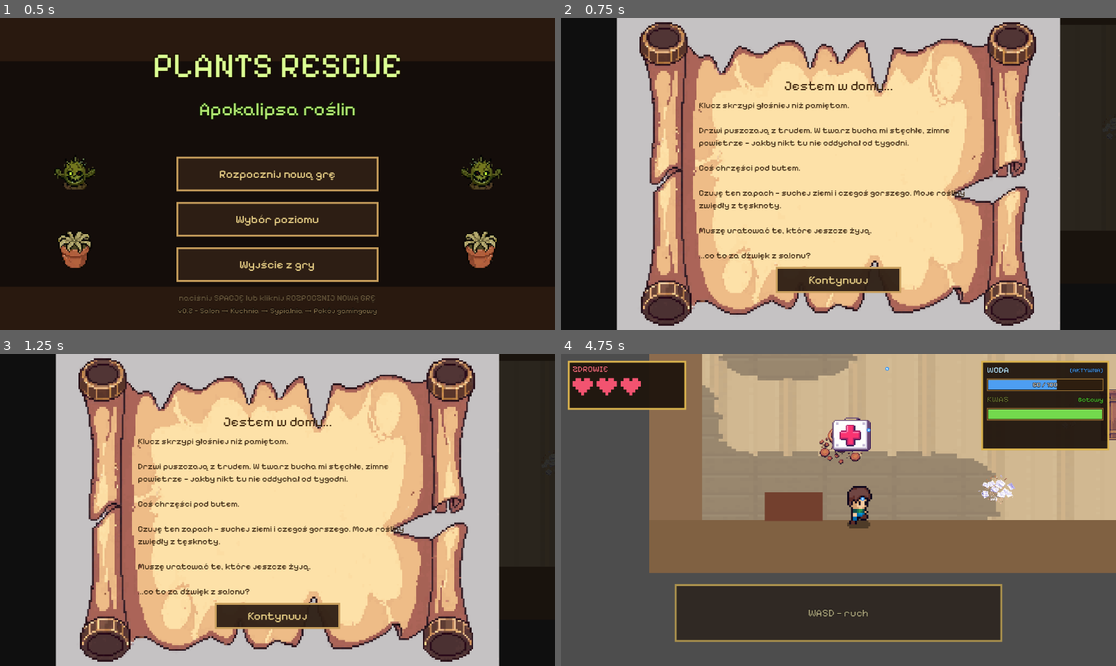
Above: before the commit, frames 1-4 (two rows, left to right).
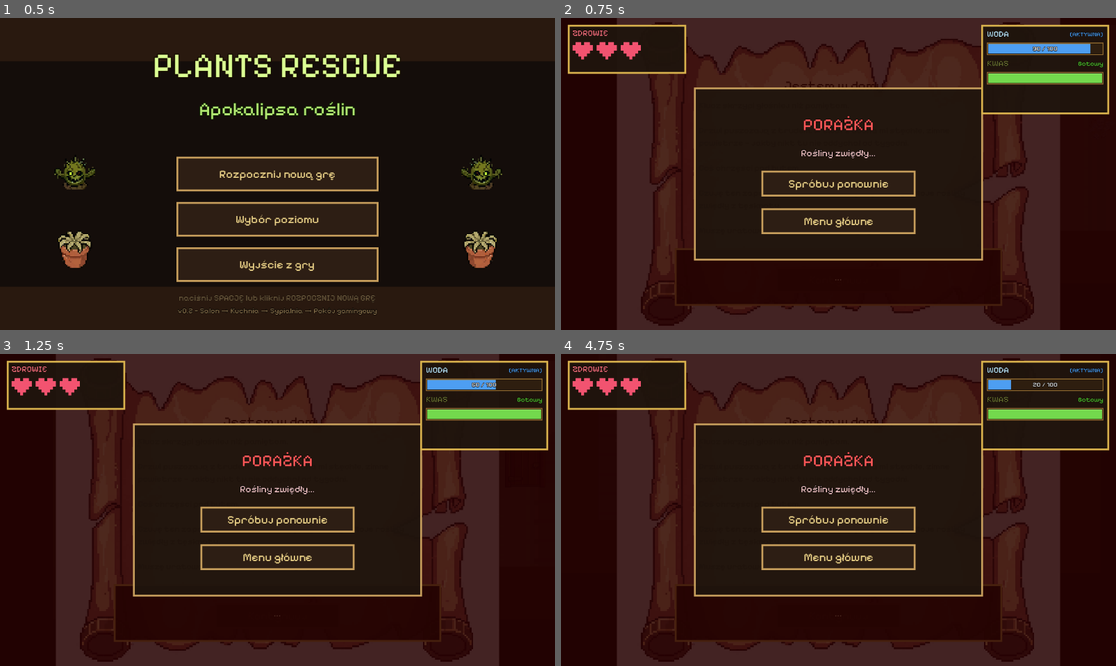
Above: after the commit, the same moments.

Repository: gawlowski-mateusz/Plants-Rescue
Game: Godot game, scene res://scenes/main_menu.tscn
Two runs of this game, one before a commit and one after it. Both use one fixed random seed, a clock stepped at 60 frames per second and the inputs below.
Inputs (mouse positions are in pixels of both pictures, inside the frame that each line leads up to):
- Up to frame 1 (0.5 s): no input
- Up to frame 2 (0.75 s): tap Enter (ui_accept) at 0.5 s; move the mouse to (960, 158) at 0.52 s; hold D (right) from 0.53 s (still down); hold Right mouse button (shoot) from 0.53 s (still down)
- Up to frame 3 (1.25 s): keep holding D (right); keep holding Right mouse button (shoot); tap Enter (ui_accept) at 0.77 s
- Up to frame 4 (4.75 s): release D (right) at 1.25 s; release Right mouse button (shoot) at 1.25 s; click "Kontynuuj" at 1.25 s; click (838, 519) at 2 s, where only the run after the commit has a clickable "Spróbuj ponownie"; click (838, 556) at 2.75 s, where only the run after the commit has a clickable "Menu główne"; move the mouse to (727, 525) at 3.52 s; hold S (down) 3.53-4.28 s; click (727, 525) at 3.6 s; right-click (727, 525) at 3.8 s; move the mouse to (894, 441) at 4.27 s; hold D (right) from 4.28 s (still down); hold Right mouse button (shoot) from 4.28 s (still down)

Frame 1 is identical in both runs. In frame 2, 85% of the frame differs, in the area x 1-100%, y 0-100%; in frame 3, 84%; in frame 4, 89%, in the area x 0-100%, y 0-100%.
Error after the commit: Parse Error: Identifier "AudioManager" not declared in the current scope. (res://scripts/door.gd:45)

Commit message:
feat(audio): procedural chiptune music and sound effects
Add AudioManager autoload with Music/SFX buses, looping background music
(menu, gameplay, unique per-boss themes) and one-shot SFX. Hook pickups and
doors into the SFX system.

Co-Authored-By: Claude Opus 4.8 <noreply@anthropic.com>

Diff:
--- /dev/null
+++ b/game/scripts/audio_manager.gd
@@ -0,0 +1,139 @@
+extends Node
+
+## Central audio: creates Music/SFX buses (routed to Master, so the Settings
+## master-volume slider scales everything), plays looping background music with
+## fade transitions, lets bosses override the music while a fight is on, and
+## offers a fire-and-forget play_sfx() for one-shot sound effects.
+
+const MUSIC_BUS := "Music"
+const SFX_BUS := "SFX"
+const FADE := 0.6
+
+const MUSIC_DIR := "res://assets/audio/music/"
+const SFX_DIR := "res://assets/audio/sfx/"
+
+const MUSIC_KEYS := ["menu_theme", "gameplay_theme", "boss_vine", "boss_mushroom", "boss_palm"]
+const SFX_KEYS := [
+	"ui_click", "shoot_water", "shoot_acid", "melee", "hit_enemy", "enemy_die",
+	"player_hurt", "pickup_water", "pickup_beer", "pickup_medkit", "beer_drink", "door_open",
+	"level_complete", "game_over", "snake_eat", "snake_over", "water_refill", "boss_defeat",
+]
+
+var _music: Dictionary = {}
+var _sfx: Dictionary = {}
+var _player: AudioStreamPlayer = null
+var _base_key: String = ""
+var _current_key: String = ""
+var _boss_active: bool = false
+var _fade: Tween = null
+
+
+func _ready() -> void:
+	process_mode = Node.PROCESS_MODE_ALWAYS
+	# Buses exist + their volumes are owned by the Settings autoload; just make
+	# sure they're present in case Settings hasn't created them yet.
+	_ensure_bus(MUSIC_BUS)
+	_ensure_bus(SFX_BUS)
+
+	for k in MUSIC_KEYS:
+		var s = load(MUSIC_DIR + k + ".wav")
+		if s is AudioStreamWAV:
+			# Loop the whole track. get_length()*mix_rate gives the frame count
+			# regardless of the imported compression format (PCM / QOA).
+			s.loop_mode = AudioStreamWAV.LOOP_FORWARD
+			s.loop_begin = 0
+			s.loop_end = int(s.get_length() * s.mix_rate)
+		_music[k] = s
+	for k in SFX_KEYS:
+		_sfx[k] = load(SFX_DIR + k + ".wav")
+
+	_player = AudioStreamPlayer.new()
+	_player.bus = MUSIC_BUS
+	_player.process_mode = Node.PROCESS_MODE_ALWAYS
+	add_child(_player)
+
+
+func _ensure_bus(bus_name: String) -> void:
+	if AudioServer.get_bus_index(bus_name) == -1:
+		var idx := AudioServer.bus_count
+		AudioServer.add_bus(idx)
+		AudioServer.set_bus_name(idx, bus_name)
+		AudioServer.set_bus_send(idx, "Master")
+
+
+# ---------------------------------------------------------------
+# MUSIC
+# ---------------------------------------------------------------
+
+func play_music(key: String) -> void:
+	_base_key = key
+	if not _boss_active:
+		_switch(key)
+
+
+func play_boss_music(key: String) -> void:
+	_boss_active = true
+	_switch(key)
+
+
+func clear_boss_music() -> void:
+	if not _boss_active:
+		return
+	_boss_active = false
+	if _base_key != "":
+		_switch(_base_key)
+	else:
+		_fade_out()
+
+
+func stop_music() -> void:
+	_base_key = ""
+	_boss_active = false
+	_fade_out()
+
+
+func _switch(key: String) -> void:
+	if not _music.has(key) or _music[key] == null:
+		return
+	if _current_key == key and _player.playing:
+		return
+	_current_key = key
+	var s = _music[key]
+	if _fade and _fade.is_valid():
+		_fade.kill()
+	_fade = create_tween()
+	if _player.playing:
+		_fade.tween_property(_player, "volume_db", -40.0, FADE * 0.5)
+	_fade.tween_callback(func() -> void:
+		_player.stream = s
+		_player.volume_db = -40.0
+		_player.play())
+	_fade.tween_property(_player, "volume_db", 0.0, FADE * 0.5)
+
+
+func _fade_out() -> void:
+	_current_key = ""
+	if not _player.playing:
+		return
+	if _fade and _fade.is_valid():
+		_fade.kill()
+	_fade = create_tween()
+	_fade.tween_property(_player, "volume_db", -40.0, FADE * 0.5)
+	_fade.tween_callback(_player.stop)
+
+
+# ---------------------------------------------------------------
+# SFX
+# ---------------------------------------------------------------
+
+func play_sfx(key: String, volume_db: float = 0.0) -> void:
+	if not _sfx.has(key) or _sfx[key] == null:
+		return
+	var p := AudioStreamPlayer.new()
+	p.bus = SFX_BUS
+	p.stream = _sfx[key]
+	p.volume_db = volume_db
+	p.process_mode = Node.PROCESS_MODE_ALWAYS
+	add_child(p)
+	p.finished.connect(p.queue_free)
+	p.play()
--- a/game/scripts/beer_pickup.gd
+++ b/game/scripts/beer_pickup.gd
@@ -40,4 +40,5 @@
 
 	if _player.has_method("add_beer"):
 		_player.call("add_beer", beer_amount)
+		AudioManager.play_sfx("pickup_beer")
 		queue_free()
--- a/game/scripts/door.gd
+++ b/game/scripts/door.gd
@@ -42,6 +42,7 @@
 	if _is_open:
 		return
 	_is_open = true
+	AudioManager.play_sfx("door_open")
 	# Remove physical blocker so player can pass through
 	blocker_shape.set_deferred("disabled", true)
 	# Opening animation: simply fade out
--- a/game/scripts/medkit_pickup.gd
+++ b/game/scripts/medkit_pickup.gd
@@ -37,6 +37,7 @@
 		healed = bool(_player.call("heal_one_heart"))
 
 	if healed:
+		AudioManager.play_sfx("pickup_medkit")
 		get_viewport().set_input_as_handled()
 		queue_free()
 
Not shown, added: game/assets/audio/music/boss_mushroom.wav.import
Not shown, added: game/assets/audio/music/boss_palm.wav.import
Not shown, added: game/assets/audio/music/boss_vine.wav.import
Not shown, added: game/assets/audio/music/gameplay_theme.wav.import
Not shown, added: game/assets/audio/music/menu_theme.wav.import
Not shown, added: game/assets/audio/sfx/beer_drink.wav.import
Not shown, added: game/assets/audio/sfx/boss_defeat.wav.import
Not shown, added: game/assets/audio/sfx/door_open.wav.import
Not shown, added: game/assets/audio/sfx/enemy_die.wav.import
Not shown, added: game/assets/audio/sfx/game_over.wav.import
Not shown, added: game/assets/audio/sfx/hit_enemy.wav.import
Not shown, added: game/assets/audio/sfx/level_complete.wav.import
(and 35 more such lines)
